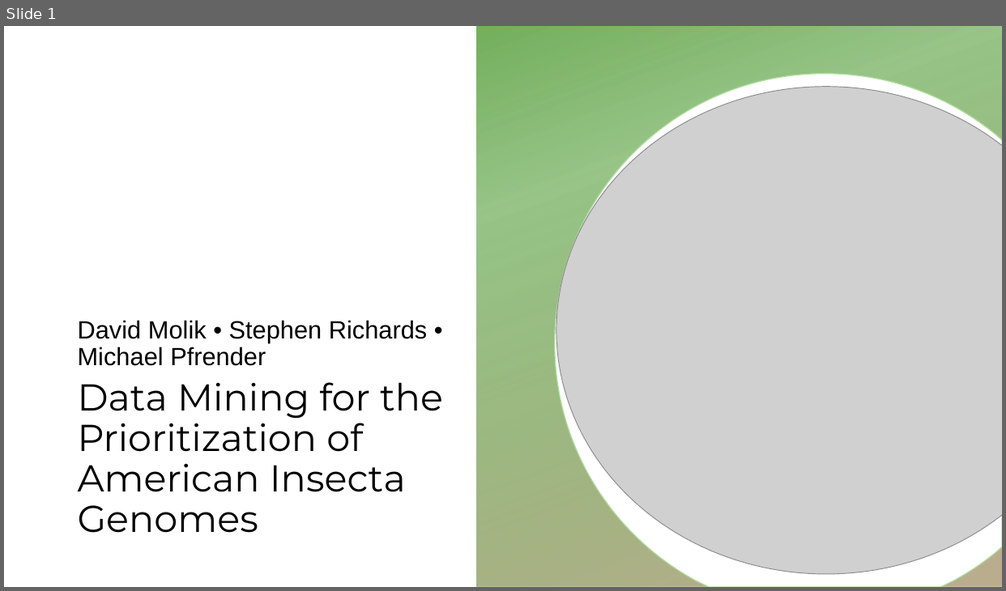
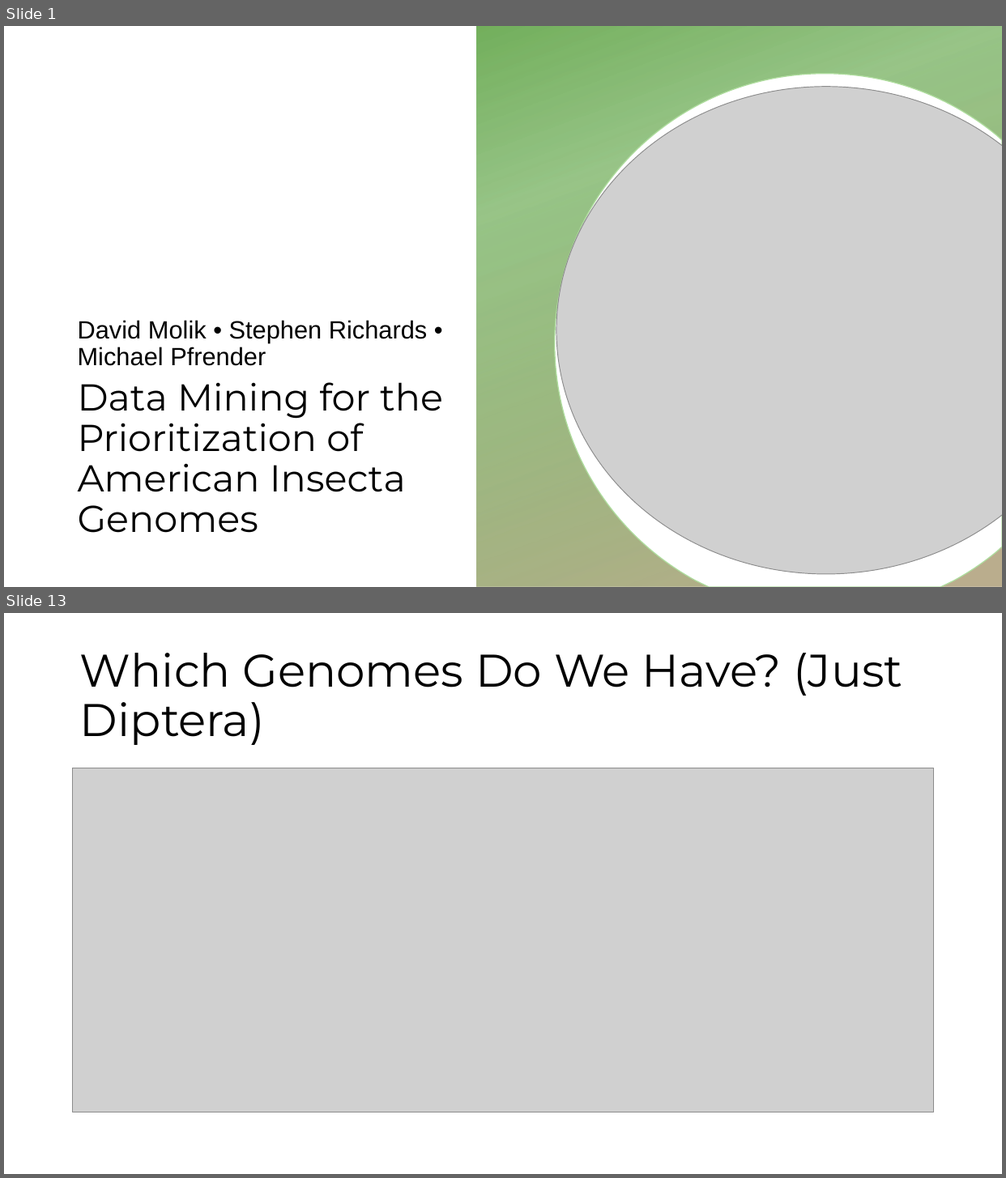
Before and after one commit to molikd/SearchPrioritize, a slide deck: Entomology_Outline.pptx. Shown one above the other, each under a label of ours: slide 1 before the commit, slides 1 and 13 after it; the slides between them are not shown. The pictures are 1006x591 and 1006x1178 pixels, drawn with LibreOffice and Linux fonts; fonts in the diff are those of the drawing; grey boxes stand for pictures; background and template pictures are left out. Boxes give left, top, right and bottom in pixels: in the first picture for what was removed or moved away, otherwise in the second. Text is boxed around its words. In the diff, an @@ line names an element or a change of style, - is before the commit and + after.

```diff
--- a/Entomology_Outline.pptx
+++ b/Entomology_Outline.pptx
@@ slide 13 added at bbox=[4, 613, 1002, 1174], background #FFFFFF @@
@@ title added at bbox=[80, 653, 902, 745], 44 pt, text #000000 @@
+Which Genomes Do We Have? (Just Diptera)
@@ picture added at bbox=[73, 769, 934, 1113] @@
```
Also in this commit, not shown: 4 slides changed, 14 other slides added, 15 other files.
